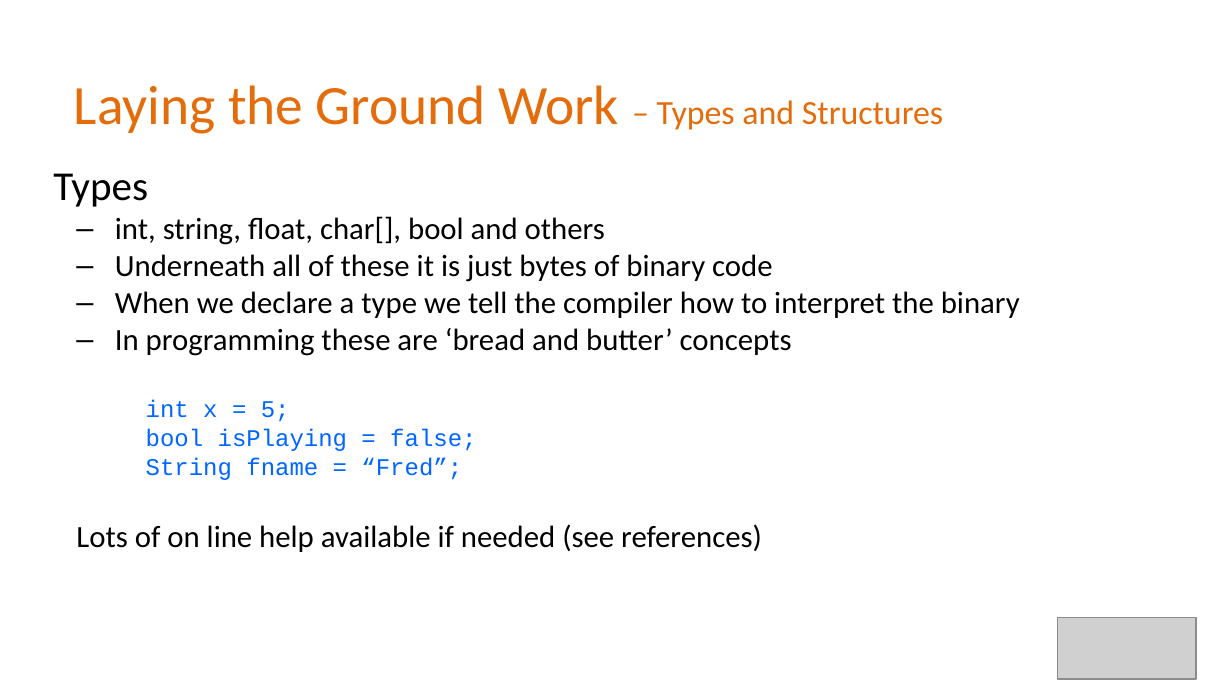
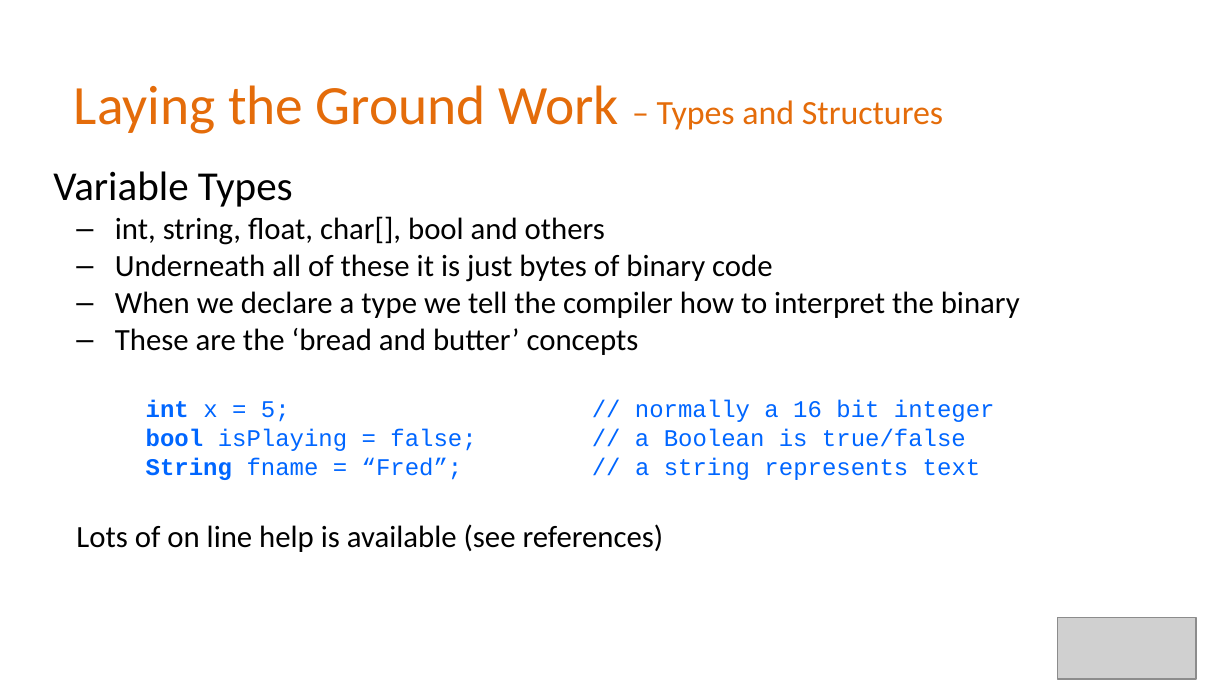
Before and after one commit to Alan-Lomax/MERG-SIG-Presentations, a slide deck: slide 3 of Part 4 - Introduction to Class Programming.pptx. Drawn at 1232x693 pixels with LibreOffice and Linux fonts; fonts in the diff are those of the drawing; grey boxes stand for pictures; background and template pictures are left out. Boxes give left, top, right and bottom in pixels: in the first picture for what was removed or moved away, otherwise in the second. Text is boxed around its words. In the diff, an @@ line names an element or a change of style, - is before the commit and + after.

Commit message:
Update Part 4 - Introduction to Class Programming.pptx
Updated to better integrate following from Chris Sharps MERG presentation on structures (Oct 26 2021)

```diff
--- a/Part 4 - Introduction to Class Programming.pptx
+++ b/Part 4 - Introduction to Class Programming.pptx
@@ text at bbox=[53, 171, 293, 207]: text changed @@
-Types
+Variable Types
@@ text at bbox=[76, 328, 995, 552]: text changed; size 18 to 14 pt; font Calibri to Courier New; text colour #000000 to #0066FF @@
-  – In programming these are ‘bread and butter’ concepts
-  int x = 5;
-  bool isPlaying = false;
-  String fname = “Fred”;
-  Lots of on line help available if needed (see references)
+  – These are the ‘bread and butter’ concepts
+  int x = 5; // normally a 16 bit integer
+  bool isPlaying = false; // a Boolean is true/false
+  String fname = “Fred”; // a string represents text
+  Lots of on line help is available (see references)
```
Also in this commit, not shown: 4 other slides changed, 4 slides added, 1 slide removed.
